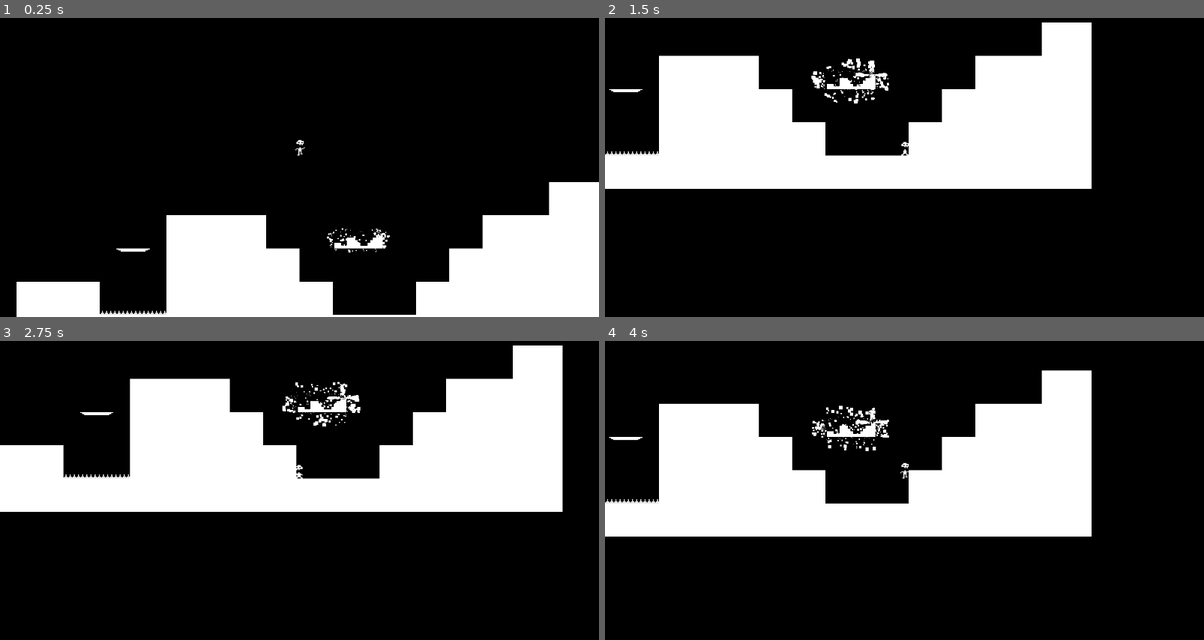
Above: before the commit, frames 1-4 (two rows, left to right).
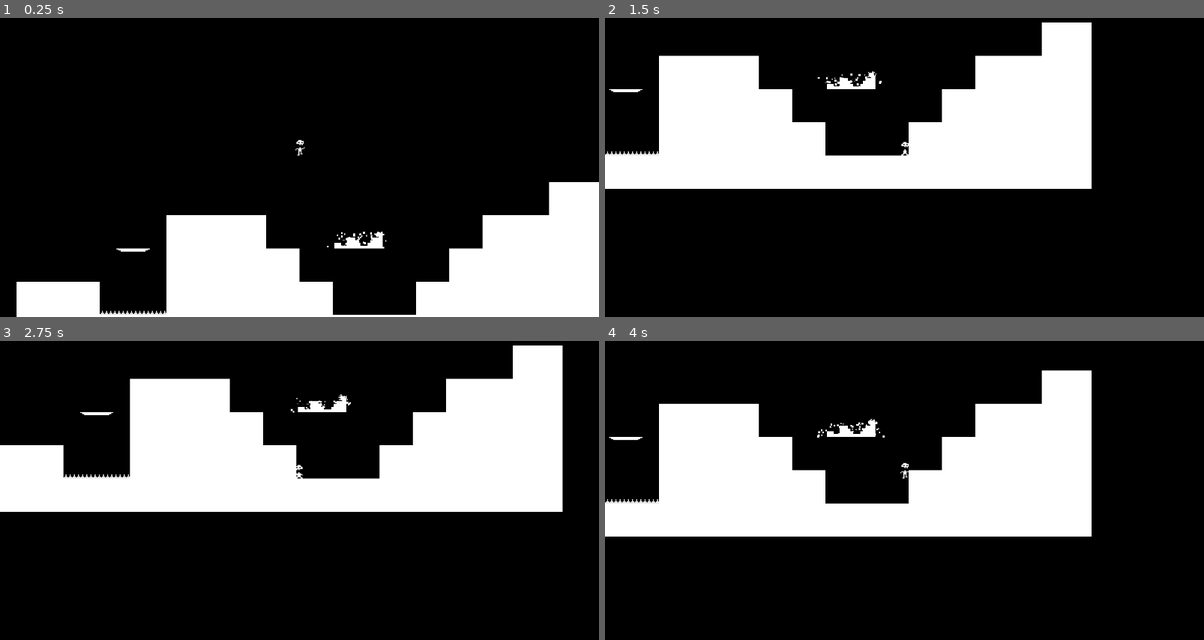
Above: after the commit, the same moments.

Repository: epicfarmer/gmtk2024
Game: Godot game, scene res://scenes/outer_level.tscn
The game is run twice, just before and just after one commit, with the same random seed, the same clock (stepped at 60 frames per second) and the same inputs. This scene is started directly instead of the project's main scene.
Inputs:
- Up to frame 1 (0.25 s): no input
- Up to frame 2 (1.5 s): tap Enter at 0.5 s; hold D (move_right) from 0.53 s (still down); tap Space (jump) at 0.77 s
- Up to frame 3 (2.75 s): tap Space (jump) at 1.52 s; release D (move_right) at 2.03 s; hold A (move_left) from 2.03 s (still down)
- Up to frame 4 (4 s): release A (move_left) at 2.78 s; hold D (move_right) from 2.78 s (still down); tap Space (jump) at 3.02, 3.77 s

The runs differ from the first frame. In frame 1, 0.2% of the frame differs, in the area x 54-66%, y 70-79%; in frame 2, 0.5%; in frame 3, 0.4%; in frame 4, 0.5%, in the area x 34-48%, y 21-37%.

Commit message:
set up exit boundaries to only be visible in the current level

Diff:
--- a/scenes/Player2D.tscn
+++ b/scenes/Player2D.tscn
@@ -205,7 +205,7 @@
 [node name="CameraControl" type="Node2D" parent="."]
 
 [node name="CoyoteTimer" type="Timer" parent="."]
-wait_time = 0.05
+wait_time = 0.1
 one_shot = true
 
 [node name="EntryTimer" type="Timer" parent="."]
--- a/scenes/inner_inner_level.tscn
+++ b/scenes/inner_inner_level.tscn
@@ -27,6 +27,7 @@
 scale = Vector2(0.561802, 0.186982)
 
 [node name="exit_boundary" parent="Boundary" instance=ExtResource("4_y6ckd")]
+visible = false
 origin = Vector2(-288, -96)
 extents = Vector2(288, 96)
 
--- a/scenes/inner_level.tscn
+++ b/scenes/inner_level.tscn
@@ -1,10 +1,11 @@
-[gd_scene load_steps=6 format=3 uid="uid://b2l15s6pcy3q7"]
+[gd_scene load_steps=7 format=3 uid="uid://b2l15s6pcy3q7"]
 
 [ext_resource type="Script" path="res://scripts/Enterable.gd" id="1_2fe2a"]
 [ext_resource type="TileSet" uid="uid://cm0nh06kmdhu4" path="res://scenes/tilesetBW.tres" id="2_aiu85"]
 [ext_resource type="PackedScene" uid="uid://b1urmpxbwo38v" path="res://ParentView.tscn" id="3_uxtrd"]
 [ext_resource type="PackedScene" uid="uid://cyy7f5sbhjqic" path="res://scenes/inner_inner_level.tscn" id="4_j4yyo"]
 [ext_resource type="PackedScene" uid="uid://ci4quix0m55xa" path="res://scenes/exit_boundary.tscn" id="5_hbhat"]
+[ext_resource type="PackedScene" uid="uid://c252hehmkbeyi" path="res://scenes/enter_boundary.tscn" id="6_ri15m"]
 
 [node name="Level" type="Node2D"]
 
@@ -32,8 +33,14 @@
 scale = Vector2(0.083, 0.083)
 
 [node name="exit_boundary" parent="Boundary" instance=ExtResource("5_hbhat")]
+visible = false
 origin = Vector2(-288, -96)
 extents = Vector2(288, 96)
 
+[node name="enter_boundary" parent="Boundary" instance=ExtResource("6_ri15m")]
+position = Vector2(248, -72)
+rect_x = 32
+rect_y = 16
+
 [connection signal="body_entered" from="Boundary" to="Boundary" method="_on_body_entered"]
 [connection signal="body_exited" from="Boundary" to="Boundary" method="_on_body_exited"]
--- a/scripts/Enterable.gd
+++ b/scripts/Enterable.gd
@@ -5,6 +5,8 @@
 @onready var inner_scene
 @onready var tmp_parent
 @onready var previous_level
+
+
 var entering: bool = false
 var exiting: bool = false
 var inside: bool = false
@@ -14,6 +16,7 @@
 
 # @onready var ray: RayCast2D = get_node("/root/OuterLevel/RayCast2D")
 func _ready():
+
 	previous_level = null
 	inner_scene = self
 	inner_parent = get_parent()
@@ -51,22 +54,36 @@
 func enter(body: CharacterBody2D) -> void:
 	outer_position_on_entry = body.position
 	_set_body_position_enter(body)
+	_get_current_level().disable_boundary()
 	_set_current_level(_get_current_level(), inner_scene, inner_parent, body)
 	inner_position_on_entry = body.position
 	var viewport: SubViewport = tmp_parent.get_node("SubViewport")
 	viewport.add_child(outer_scene)
 	inside = true
+	enable_boundary()
 
 func wait(seconds) -> void:
 	await get_tree().create_timer(seconds).timeout
 
 func exit(body: CharacterBody2D) -> void:
 	var local_end = body.position
+	disable_boundary()
 	_set_current_level(_get_current_level(), outer_scene, outer_parent, body)
 	var inner_global_end = inner_parent.to_global(local_end)
 	body.position = outer_scene.to_local(inner_global_end)
 	inner_parent.add_child(inner_scene)
 	inside = false
+	_get_current_level().enable_boundary()
+
+func disable_boundary():
+	var exit_bound = get_node("./exit_boundary")
+	if exit_bound != null:
+		exit_bound.visible = false
+
+func enable_boundary():
+	var exit_bound = get_node("./exit_boundary")
+	if exit_bound != null:
+		exit_bound.visible = true
 
 # SIGNALS
 
